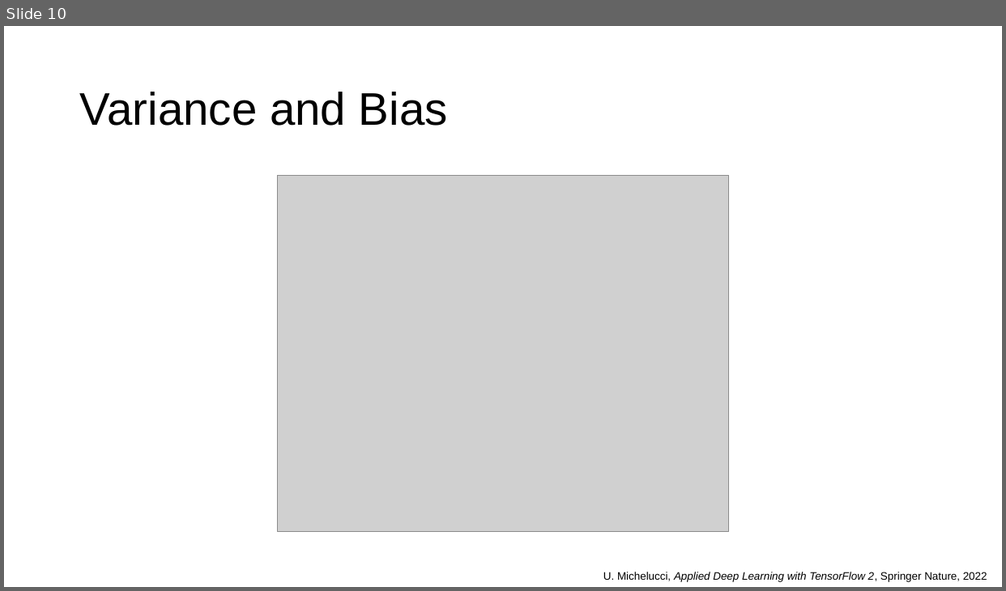
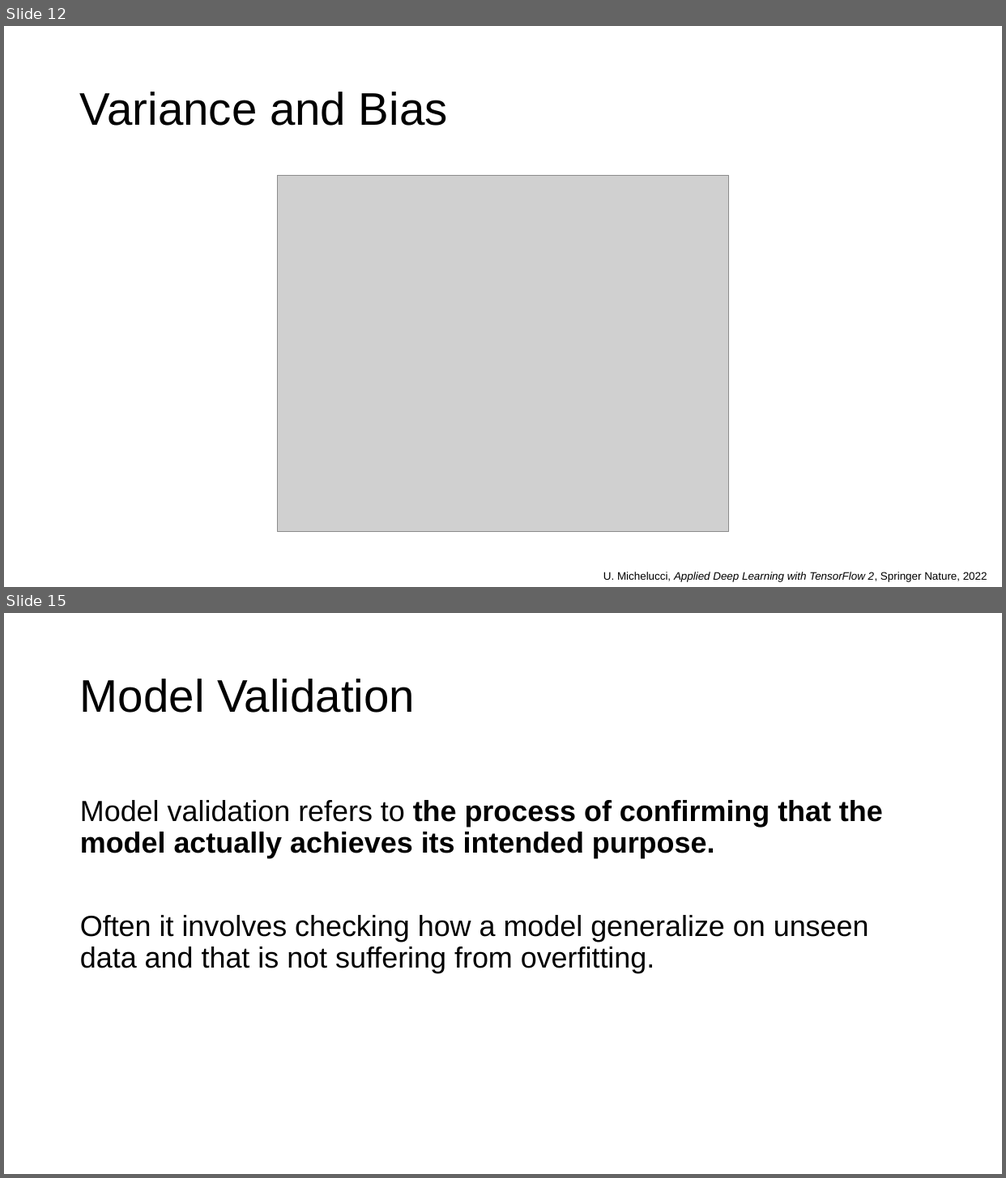
Before and after one commit to toelt-llc/MSCA-ITN-PARENT, a slide deck: DETERMINED2022/Introduction to model validation and unbalanced datasets/DETERMINED2022-toelt-Model_Validation_lecture_michelucci.pptx. Shown one above the other, each under a label of ours: slide 10 before the commit, slides 12 and 15 after it; the slides between them are not shown. The pictures are 1006x591 and 1006x1178 pixels, drawn with LibreOffice and Linux fonts; fonts in the diff are those of the drawing; grey boxes stand for pictures; background and template pictures are left out. Boxes give left, top, right and bottom in pixels: in the first picture for what was removed or moved away, otherwise in the second. Text is boxed around its words. In the diff, an @@ line names an element or a change of style, - is before the commit and + after.

```diff
--- a/DETERMINED2022/Introduction to model validation and unbalanced datasets/DETERMINED2022-toelt-Model_Validation_lecture_michelucci.pptx
+++ b/DETERMINED2022/Introduction to model validation and unbalanced datasets/DETERMINED2022-toelt-Model_Validation_lecture_michelucci.pptx
@@ slide 15 added at (x1=4, y1=613, x2=1002, y2=1174), background #FFFFFF @@
@@ title added at (x1=80, y1=679, x2=415, y2=713), 44 pt, text #000000 @@
+Model Validation
@@ text added at (x1=80, y1=800, x2=883, y2=973), 28 pt, text #000000 @@
+Model validation refers to the process of confirming that the model actually achieves its intended purpose.
+Often it involves checking how a model generalize on unseen data and that is not suffering from overfitting.
@@ what was slide 10 is now slide 12 @@
```
Also in this commit, not shown: 7 slides changed, 6 other slides added, 2 slides removed, 2 other files.
